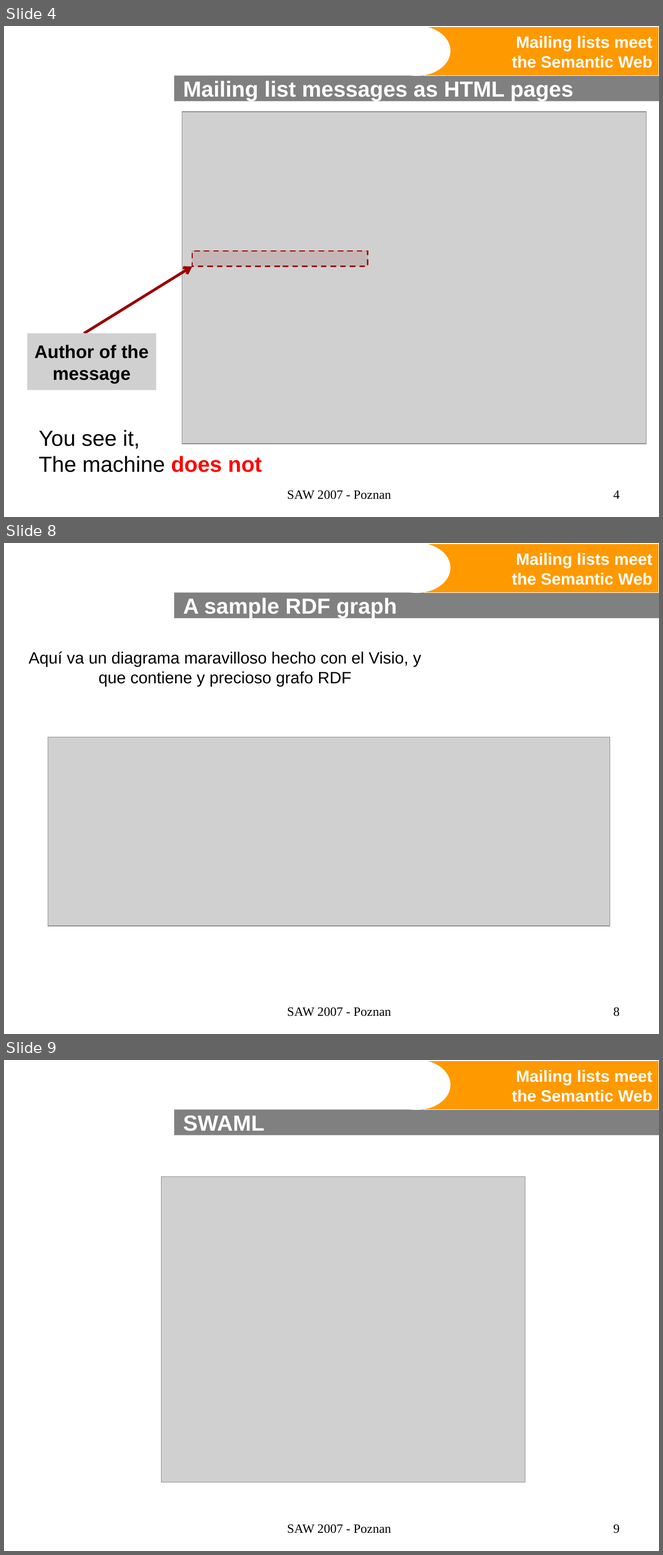
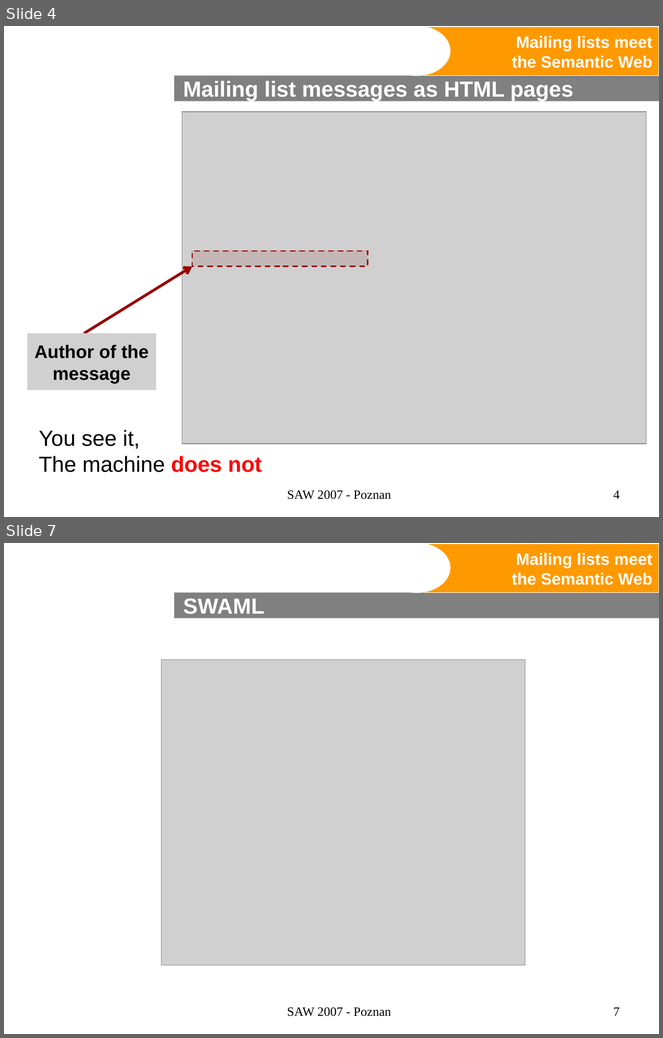
Before and after one commit to BackupTheBerlios/swaml-svn, a slide deck: trunk/doc/talks/20070427-saw2007/swaml.ppt. Shown one above the other, each under a label of ours: slides 4, 8 and 9 before the commit, slides 4 and 7 after it; the slides between them are not shown. The pictures are 663x1555 and 663x1038 pixels, drawn with LibreOffice and Linux fonts; fonts in the diff are those of the drawing; grey boxes stand for pictures; background and template pictures are left out. Boxes give left, top, right and bottom in pixels: in the first picture for what was removed or moved away, otherwise in the second. Text is boxed around its words. In the diff, an @@ line names an element or a change of style, - is before the commit and + after.

```diff
--- a/trunk/doc/talks/20070427-saw2007/swaml.ppt
+++ b/trunk/doc/talks/20070427-saw2007/swaml.ppt
@@ slide 8 removed at (4, 543, 659, 1034), background #FFFFFF; not listed: 3 template elements that a slide beside it also shows @@
@@ title removed at (183, 598, 397, 618) @@
-A sample RDF graph
@@ text removed at (28, 651, 422, 687) @@
-Aquí va un diagrama maravilloso hecho con el Visio, y
-que contiene y precioso grafo RDF
@@ picture removed at (48, 737, 611, 926) @@
@@ text removed at (287, 1007, 391, 1017) @@
-SAW 2007 - Poznan
@@ page number removed at (613, 1007, 620, 1017) @@
-8
@@ what was slide 9 is now slide 7 @@
@@ page number at (613, 1008, 620, 1016): text changed @@
-9
+7
```
Also in this commit, not shown: 4 slides changed, 3 slides added, 4 other slides removed.
